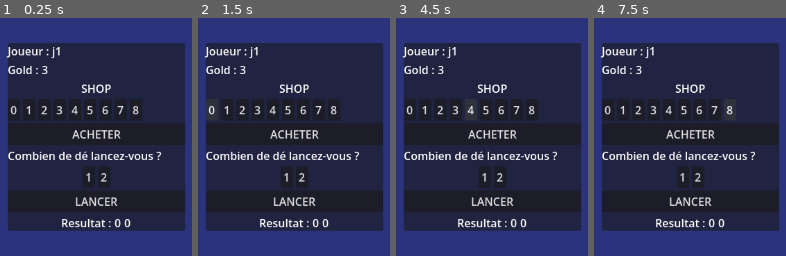
Above: before the commit, frames 1-4 (left to right).
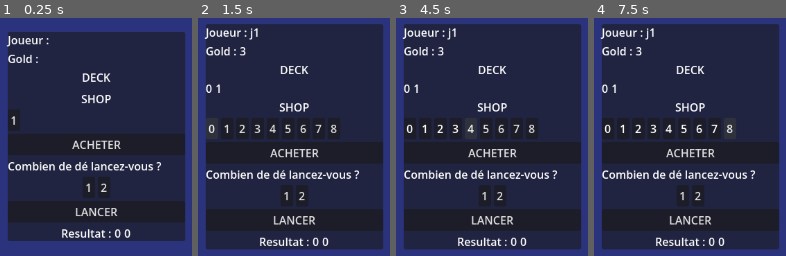
Above: after the commit, the same moments.

Repository: NyHaja/Minivilles
Game: Godot game, scene res://main.tscn
Same seed, same stepped clock (60 frames per second), same inputs: the game is played once before the commit and once after it.
Inputs:
- Up to frame 1 (0.25 s): no input
- Up to frame 2 (1.5 s): click "ACHETER" at 0.5 s; click "0" at 1.25 s
- Up to frame 3 (4.5 s): click "1" at 2 s; click "2" at 2.75 s; click "3" at 3.5 s; click "4" at 4.25 s
- Up to frame 4 (7.5 s): click "5" at 5 s; click "6" at 5.75 s; click "7" at 6.5 s; click "8" at 7.25 s

The runs differ from the first frame. In frame 1, 17% of the frame differs, in the area x 3-97%, y 5-94%; in frame 2, 24%; in frame 3, 24%; in frame 4, 25%, in the area x 3-97%, y 2-98%.

Commit message:
backend shop

Diff:
--- a/mini-ville/Class/Game.gd
+++ b/mini-ville/Class/Game.gd
@@ -36,8 +36,8 @@
 		#Donner champ blé et boulangerie a tout les joueur et 3 gold
 	for player:Player in playerArray:
 		player.recieveGold(goldInitAmount)
-		player.deck.push_back([0,1]) # A REVOIR METTRE LE VRAI ID DE LA CARTE !!!!!
-		player.deck.push_back([0,1]) # A REVOIR
+		player.deck.push_back(0) # A REVOIR METTRE LE VRAI ID DE LA CARTE !!!!!
+		player.deck.push_back(1) # A REVOIR METTRE LE VRAI ID DE LA CARTE !!!!!
 
 
 	var winner = false
@@ -52,10 +52,11 @@
 		var resDice:int = await DicePhase()
 		EffectPhase(resDice)
 
-		var choice
+		var choice = await  gameplayScreen.buy()
+		print(choice)
 		# choix = INPUT
 
-		match  choice:
+		match  choice[0]:
 			CHOICE.Build_MONUMENT :
 				buildPhase(0)
 			CHOICE.Build_ESTABLISHMENT :
@@ -121,7 +122,6 @@
 	var res:Array[int]
 	res.insert(0,(randi()%6) + 1)
 	res.insert(1,0)
-
 
 	var numberDice = 1
 
@@ -187,7 +187,7 @@
 
 
 func buyPhase(card_id:int) -> void:
-	var active_player = getActivePlayer()
+	var active_player:Player = getActivePlayer()
 	var card_to_buy = get_card_from_factory(card_id)
 
 	if not shop.available(card_id):
--- a/mini-ville/game_play.gd
+++ b/mini-ville/game_play.gd
@@ -2,12 +2,17 @@
 
 signal choix(input : int)
 signal lancer
+signal purchase
 # Joueur
 @onready var pseudo: Label = $"PRINCIPAL/MAIN/INFO BASE/JOUEUR/Pseudo"
 @onready var balance: Label = $"PRINCIPAL/MAIN/INFO BASE/Gold/BALANCE"
+@onready var deck: HBoxContainer = $"PRINCIPAL/MAIN/INFO BASE/DECK"
+
+
 #Shop
 @onready var Listshop: HBoxContainer = $PRINCIPAL/MAIN/SHOP/Liste
 var card_selec : Button = null
+var card_selec_id :int = -1
 @onready var acheter: Button = $PRINCIPAL/MAIN/SHOP/acheter
 
 # Dé
@@ -31,17 +36,30 @@
 		button_2.pressed.connect(_button_2_press)
 	if button_lancer:
 		button_lancer.pressed.connect(lancer_modal)
-
-
-func RefreshBasicInfo(game:Game) -> void:
-	set_process_unhandled_key_input(true)
-	resetshowdice()
-	afficher_basic_info_principal_joueur(game.getActivePlayer())
-	showShop(game.shop)
+	if acheter:
+		acheter.pressed.connect(purchase_modal)
 
 func afficher_basic_info_principal_joueur(j:Player):
 	self.pseudo.text = j.username
 	self.balance.text = String.num(j.balance,0)
+	showdeck(j.deck)
+
+func RefreshBasicInfo(game:Game) -> void:
+	set_process_unhandled_key_input(true)
+	await get_tree().create_timer(1).timeout
+	resetshowdice()
+	afficher_basic_info_principal_joueur(game.getActivePlayer())
+	reset_select_card()
+	showShop(game.shop)
+
+
+func showdeck(deck:Array[int]):
+	for child in self.deck.get_children():
+		child.queue_free()
+	for id in deck:
+		var newl :Label = Label.new()
+		newl.text = String.num(id,0)
+		self.deck.add_child(newl)
 
 # SHOP
 
@@ -52,22 +70,39 @@
 		var newb:Button = Button.new()
 		newb.text = String.num(slot.id,0)
 		Listshop.add_child(newb)
-		newb.pressed.connect(func():printqt(slot))
+		newb.pressed.connect(func():card_select_shop(newb,slot.id))
 
-func printqt(slot:Slot):
-	print(slot.quantity)
+func card_select_shop(b:Button,id:int):
+	if card_selec:
+		card_selec.add_theme_color_override("font_color",Color.WHITE)
+	card_selec = b
+	card_selec_id = id
+	b.add_theme_color_override("font_color",Color.RED)
+
+func reset_select_card():
+	if card_selec == null:
+		return
+	card_selec.add_theme_color_override("font_color",Color.WHITE)
+	card_selec = null
+	card_selec_id = -1
+
+func buy():
+	await purchase
+	return [Game.CHOICE.Build_ESTABLISHMENT,card_selec_id]
+
+func purchase_modal():
+	if card_selec :
+		purchase.emit()
 ###Dée
 
 func resetshowdice():
 	window_dee.hide()
 	showResult(0,0)
 
-
 func _button_1_press() -> void:
 	choix_modal("1")
 	button_2.add_theme_color_override("font_color",Color.WHITE)
 	button.add_theme_color_override("font_color",Color.RED)
-
 
 func _button_2_press() -> void:
 	choix_modal("2")
@@ -78,7 +113,6 @@
 	window_dee.show()
 	set_process_unhandled_key_input(true)
 	await lancer
-	window_dee.hide()
 	return nbde
 
 func choix_modal(input:String) -> void:
--- a/mini-ville/game_play.tscn
+++ b/mini-ville/game_play.tscn
@@ -60,6 +60,14 @@
 text = "Gold :"
 
 [node name="BALANCE" type="Label" parent="PRINCIPAL/MAIN/INFO BASE/Gold" unique_id=533684718]
+layout_mode = 2
+
+[node name="Label" type="Label" parent="PRINCIPAL/MAIN/INFO BASE" unique_id=1156075965]
+layout_mode = 2
+text = "DECK"
+horizontal_alignment = 1
+
+[node name="DECK" type="HBoxContainer" parent="PRINCIPAL/MAIN/INFO BASE" unique_id=582188676]
 layout_mode = 2
 
 [node name="SHOP" type="VBoxContainer" parent="PRINCIPAL/MAIN" unique_id=451988624]
